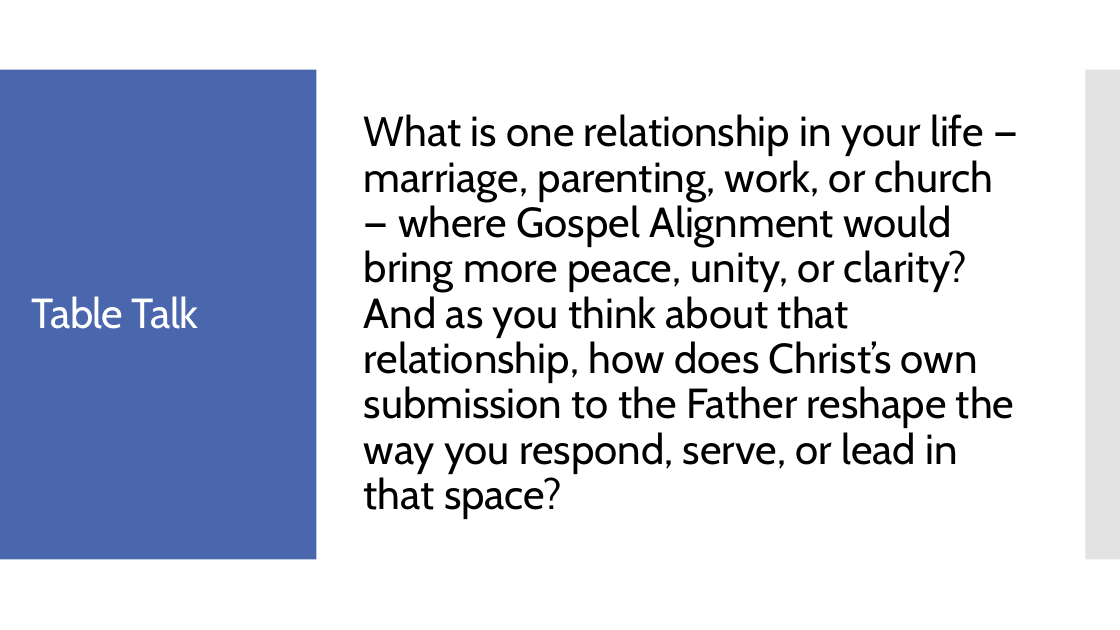
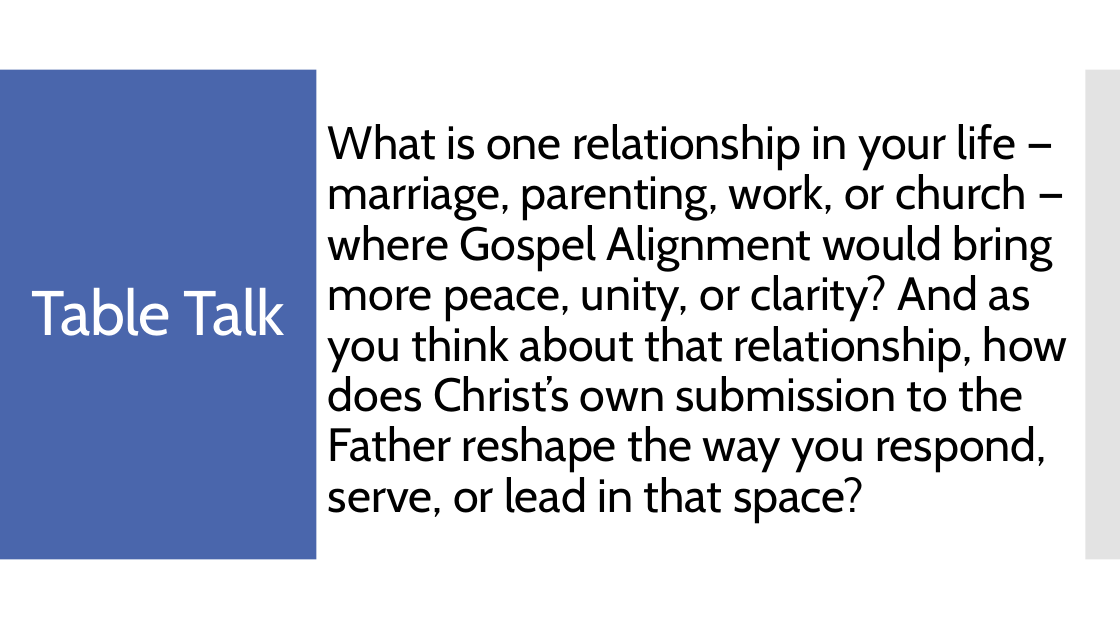
Before and after one commit to Jimothy41/from-the-spirit, a slide deck: slide 9 of lessons/gospel-alignment.pptx. Drawn at 1120x630 pixels with LibreOffice and Linux fonts; fonts in the diff are those of the drawing. Boxes give left, top, right and bottom in pixels: in the first picture for what was removed or moved away, otherwise in the second. Text is boxed around its words. In the diff, an @@ line names an element or a change of style, - is before the commit and + after.

```diff
--- a/lessons/gospel-alignment.pptx
+++ b/lessons/gospel-alignment.pptx
@@ text "What is one relationship in ...": place and size @@
-text "What is one relationship in ..." at (364, 114, 1014, 519)
+text "What is one relationship in ..." at (328, 124, 1068, 523)
@@ text "What is one relationship in ..." at (328, 124, 1068, 523): size 36 to 40 pt @@
@@ title "Table Talk" at (32, 287, 284, 336): size 36 to 54 pt @@
```
Also in this commit, not shown: 8 other slides changed.
